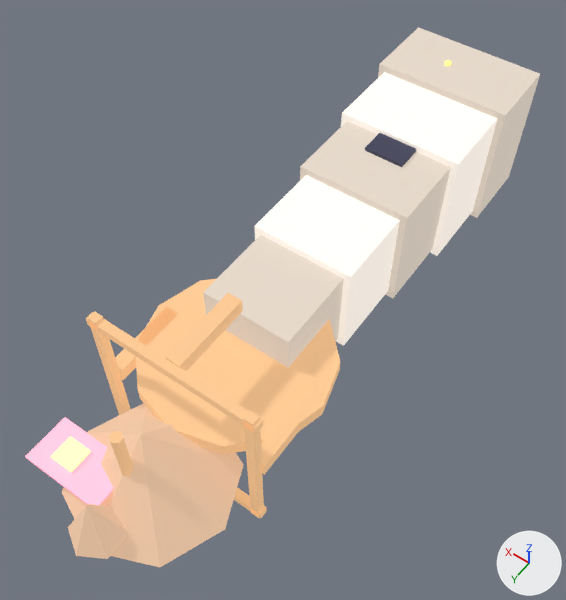
The glTF model assets/procedural/pretty/watchtower.glb, before and after one commit.
Camera for both pictures: a 50 mm camera at (-1.85, 5.19, 4.14) aimed at (0.08, 2.49, -0.09). Every picture has the same lights, and +X, +Y and +Z are marked at lower right. The picture after the commit comes second. Where no turn or scale is listed for an object, it has been applied to the vertices.

Objects in the first picture: 'base1', 'base2', 'flag_cloth', 'flag_emblem', 'flag_pole', 'mid1', 'mid2', 'mid3', 'platform', 'post', 'post.001', 'post.002', 'rail_top_e', 'rail_top_n', 'rail_top_s', 'rail_top_w', 'tower_cap', 'tower_cap2' and 1 more.
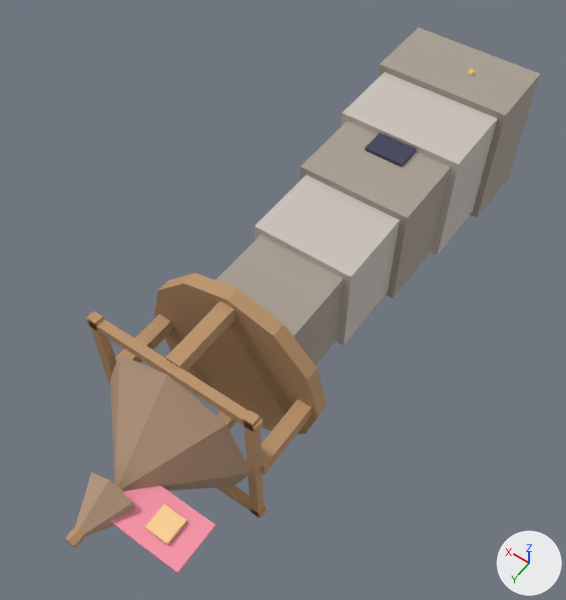
The newer file is also turned or shifted as a whole; pictures and numbers use the older file's frame.

Edits to the bpy script that builds the scene:
```text
Change mat_tower_stone_dark:
    remove mat_tower_stone_dark.emission_color = (0.4, 0.35, 0.3)  # grey #aaa095
    remove mat_tower_stone_dark.emission_strength = 1.0
Change mat_tower_stone:
    remove mat_tower_stone.emission_color = (0.6, 0.55, 0.5)  # light grey #cbc4bc
    remove mat_tower_stone.emission_strength = 1.0
Change mat_tower_wood:
    remove mat_tower_wood.emission_color = (0.5, 0.3, 0.15)  # brown #bc956c
    remove mat_tower_wood.emission_strength = 1.0
Change mat_tower_flag:
    remove mat_tower_flag.emission_color = (0.95, 0.3, 0.4)  # pink #f995aa
    remove mat_tower_flag.emission_strength = 1.0
Change mat_tower_flag_glow:
    remove mat_tower_flag_glow.emission_color = (1.0, 0.65, 0.3)  # beige #ffd395
    remove mat_tower_flag_glow.emission_strength = 1.0
Change mat_tower_roof:
    remove mat_tower_roof.emission_color = (0.45, 0.3, 0.2)  # beige #b3957c
    remove mat_tower_roof.emission_strength = 1.0
Change ob_platform:
    ob_platform.rotation_euler: (0.0, 0.0, 0.0) -> (1.571, 0.0, 3.142)  # degrees (0, 0, 0) -> degrees (90, 0, 180)
Change ob_flag_pole:
    ob_flag_pole.rotation_euler: (0.0, 0.0, 0.0) -> (1.571, 0.0, 3.142)  # degrees (0, 0, 0) -> degrees (90, 0, 180)
Change ob_flag_cloth:
    ob_flag_cloth.location: (0.3, 4.2, 0.0) -> (-0.3, 4.2, 0.0)
    ob_flag_cloth.rotation_euler: (0.0, 0.0, 0.0) -> (1.571, 0.0, 3.142)  # degrees (0, 0, 0) -> degrees (90, 0, 180)
    ob_flag_cloth.scale: (0.55, 0.32, 0.02) -> (0.55, 0.02, 0.32)
Change ob_flag_emblem:
    ob_flag_emblem.location: (0.36, 4.2, 0.03) -> (-0.36, 4.2, 0.03)
    ob_flag_emblem.rotation_euler: (0.0, 0.0, 0.0) -> (1.571, 0.0, 3.142)  # degrees (0, 0, 0) -> degrees (90, 0, 180)
    ob_flag_emblem.scale: (0.16, 0.16, 0.02) -> (0.16, 0.02, 0.16)
Change ob_tower_cap:
    ob_tower_cap.rotation_euler: (0.0, 0.0, 0.0) -> (1.571, 0.0, 3.142)  # degrees (0, 0, 0) -> degrees (90, 0, 180)
Change ob_tower_cap2:
    ob_tower_cap2.rotation_euler: (0.0, 0.0, 0.0) -> (1.571, 0.0, 3.142)  # degrees (0, 0, 0) -> degrees (90, 0, 180)
```

Where the change shows, as pixel boxes [x1, y1, x2, y2] in the pictures (566 x 600 px):
'tower_cap', recoloured, surface changed, turned (darker): before [62, 403, 244, 567]; after [111, 355, 251, 491]
'platform', recoloured, surface changed, turned: before [136, 278, 340, 454]; after [155, 273, 327, 434]
'mid3', recoloured, surface changed (darker): [216, 235, 344, 350] in both
'mid2', recoloured, surface changed (darker): [254, 175, 400, 346] in both
'base2', recoloured, surface changed (darker): [341, 72, 498, 256] in both
'base1', recoloured, surface changed (darker): [378, 27, 540, 218] in both
'mid1', recoloured, surface changed (darker): [300, 121, 451, 298] in both
'flag_cloth', recoloured, surface changed, moved, turned, rescaled: before [25, 417, 114, 505]; after [110, 486, 216, 573]
'tower_cap2', recoloured, surface changed, turned (darker): before [68, 504, 127, 559]; after [75, 472, 135, 537]
'rail_top_n', recoloured, surface changed: [86, 312, 263, 434] in both
'rail_top_e', recoloured, surface changed: [88, 312, 264, 518] in both
'post.002', recoloured, surface changed: [115, 314, 318, 475] in both
'post', recoloured, surface changed: [115, 307, 311, 475] in both
'post.001', recoloured, surface changed (darker): [166, 301, 235, 371] in both
'rail_top_w', recoloured, surface changed: [88, 312, 264, 518] in both
'flag_emblem', recoloured, surface changed, moved, turned, rescaled: before [51, 436, 91, 472]; after [145, 504, 187, 545]
'flag_pole', recoloured, surface changed, turned: before [108, 431, 133, 476]; after [65, 484, 124, 548]
'rail_top_s', recoloured, surface changed (darker): [234, 488, 267, 518] in both
'post.003', recoloured, surface changed: [217, 411, 237, 430] in both
